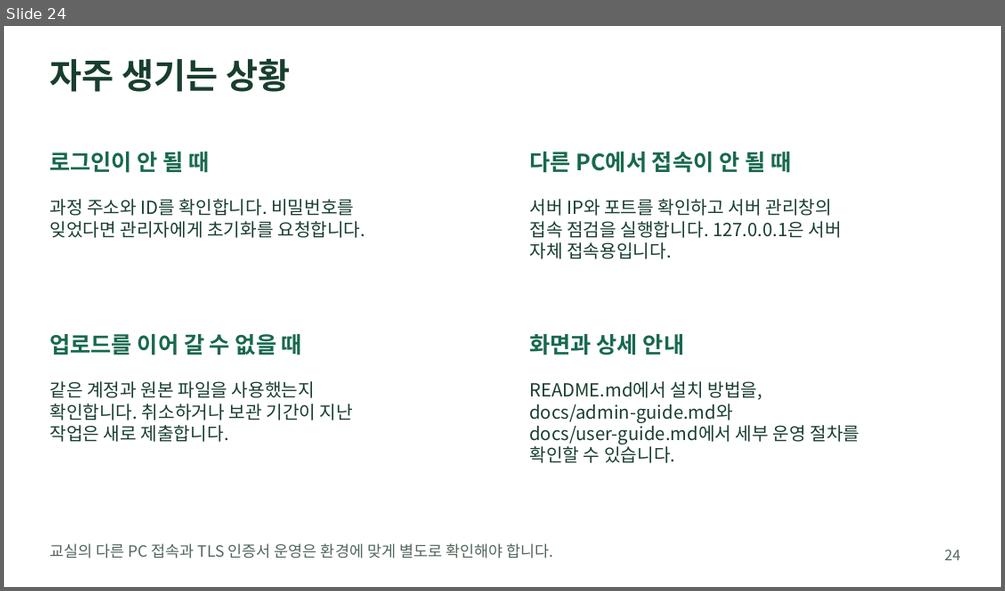
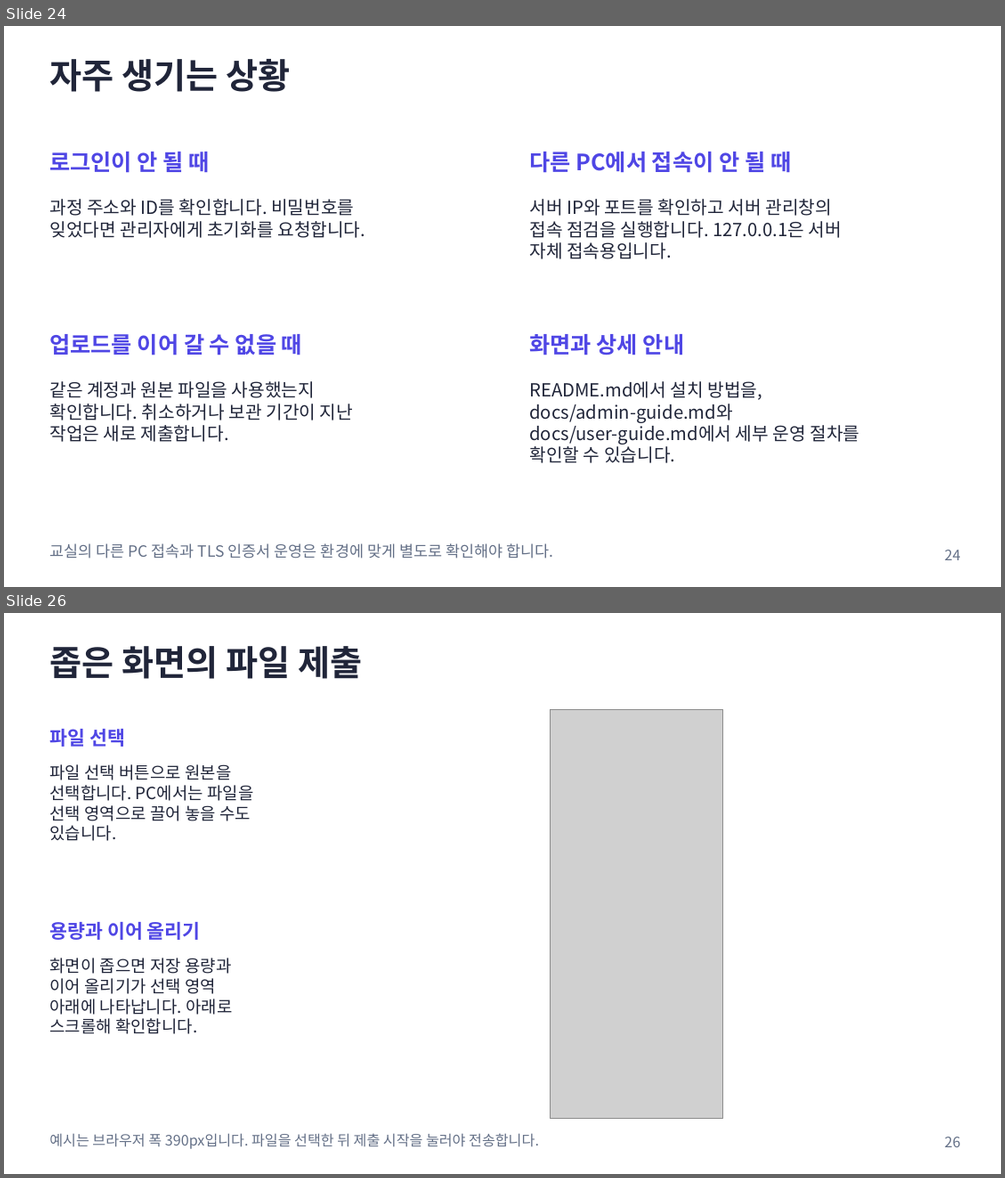
Before and after one commit to prozac0401/AssignmentHub, a slide deck: docs/manual/AssignmentHub_사용자_매뉴얼.pptx. Shown one above the other, each under a label of ours: slide 24 before the commit, slides 24 and 26 after it; the slides between them are not shown. The pictures are 1005x591 and 1005x1178 pixels, drawn with LibreOffice and Linux fonts; fonts in the diff are those of the drawing; grey boxes stand for pictures. Boxes give left, top, right and bottom in pixels: in the first picture for what was removed or moved away, otherwise in the second. Text is boxed around its words. In the diff, an @@ line names an element or a change of style, - is before the commit and + after.

```diff
--- a/docs/manual/AssignmentHub_사용자_매뉴얼.pptx
+++ b/docs/manual/AssignmentHub_사용자_매뉴얼.pptx
@@ slide 26 added at [4,613,1001,1174], background #FFFFFF @@
@@ text added at [49,646,363,679], 42 pt, text #202539, bold @@
+좁은 화면의 파일 제출
@@ picture added at [550,709,723,1117] @@
@@ text added at [49,729,125,747], 23.2 pt, text #4F46E5, bold @@
+파일 선택
@@ text added at [49,764,253,841], 20.2 pt, text #202539 @@
+파일 선택 버튼으로 원본을
+선택합니다. PC에서는 파일을
+선택 영역으로 끌어 놓을 수도
+있습니다.
@@ text added at [49,922,201,940], 23.2 pt, text #4F46E5, bold @@
+용량과 이어 올리기
@@ text added at [49,957,232,1034], 20.2 pt, text #202539 @@
+화면이 좁으면 저장 용량과
+이어 올리기가 선택 영역
+아래에 나타납니다. 아래로
+스크롤해 확인합니다.
@@ text added at [49,1133,539,1149], 17.2 pt, text #647087 @@
+예시는 브라우저 폭 390px입니다. 파일을 선택한 뒤 제출 시작을 눌러야 전송합니다.
@@ text added at [945,1136,961,1147], 17.2 pt, text #647087 @@
+26
@@ slide 24 changed as well @@
@@ text colour #17684F to #4F46E5 in 4 elements at [49,151,210,173], [529,151,791,173], [49,334,302,355], [529,334,684,355] @@
@@ text colour #183E2E to #202539 in 5 elements at [49,59,291,92], [49,199,365,238], [529,199,841,259], [49,381,353,442], [529,381,860,463] @@
@@ text "교실의 다른 PC 접속과 TLS ..." at [49,543,554,558]: text colour #52665B to #647087 @@
@@ text "24" at [945,549,961,560]: text colour #52665B to #647087 @@
```
Also in this commit, not shown: 23 other slides changed, 2 other slides added, 44 other files.
